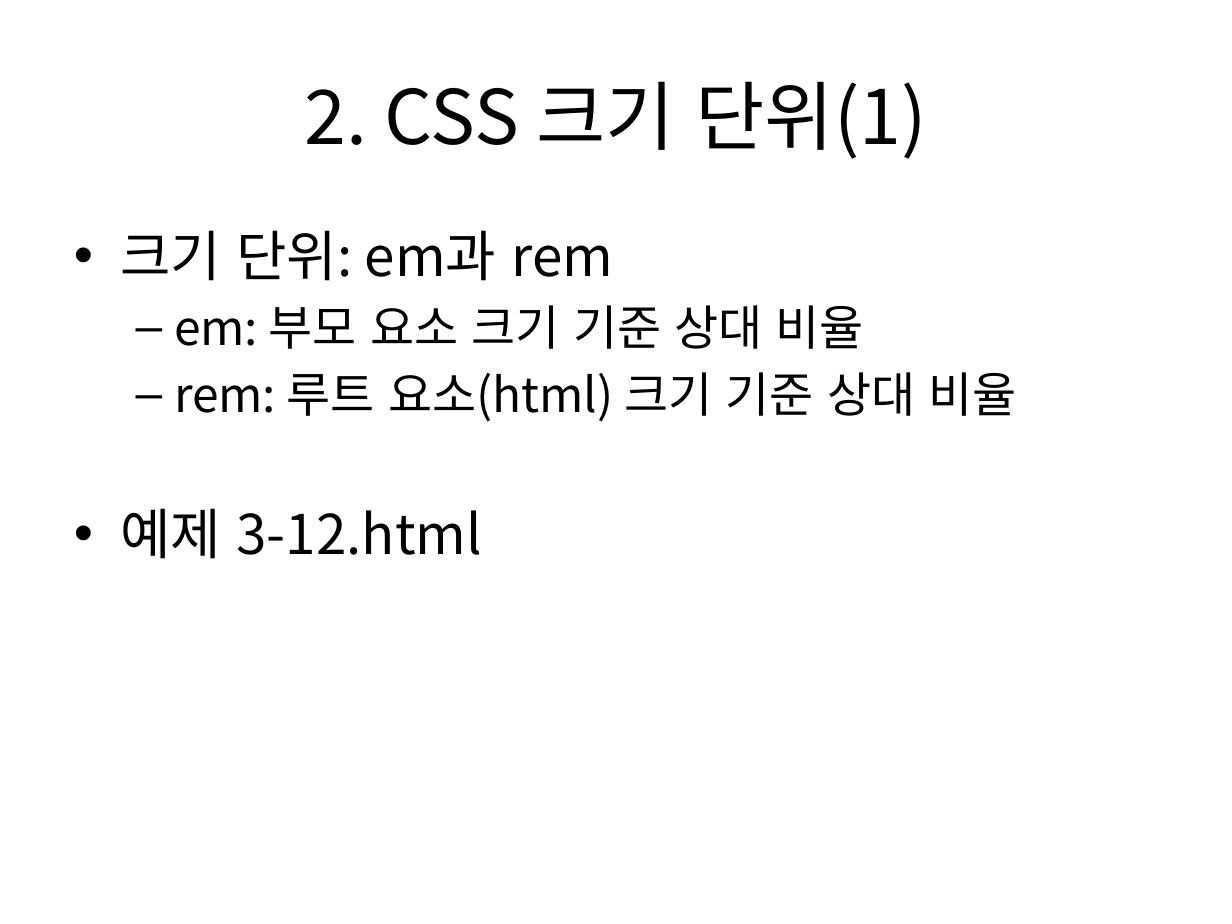
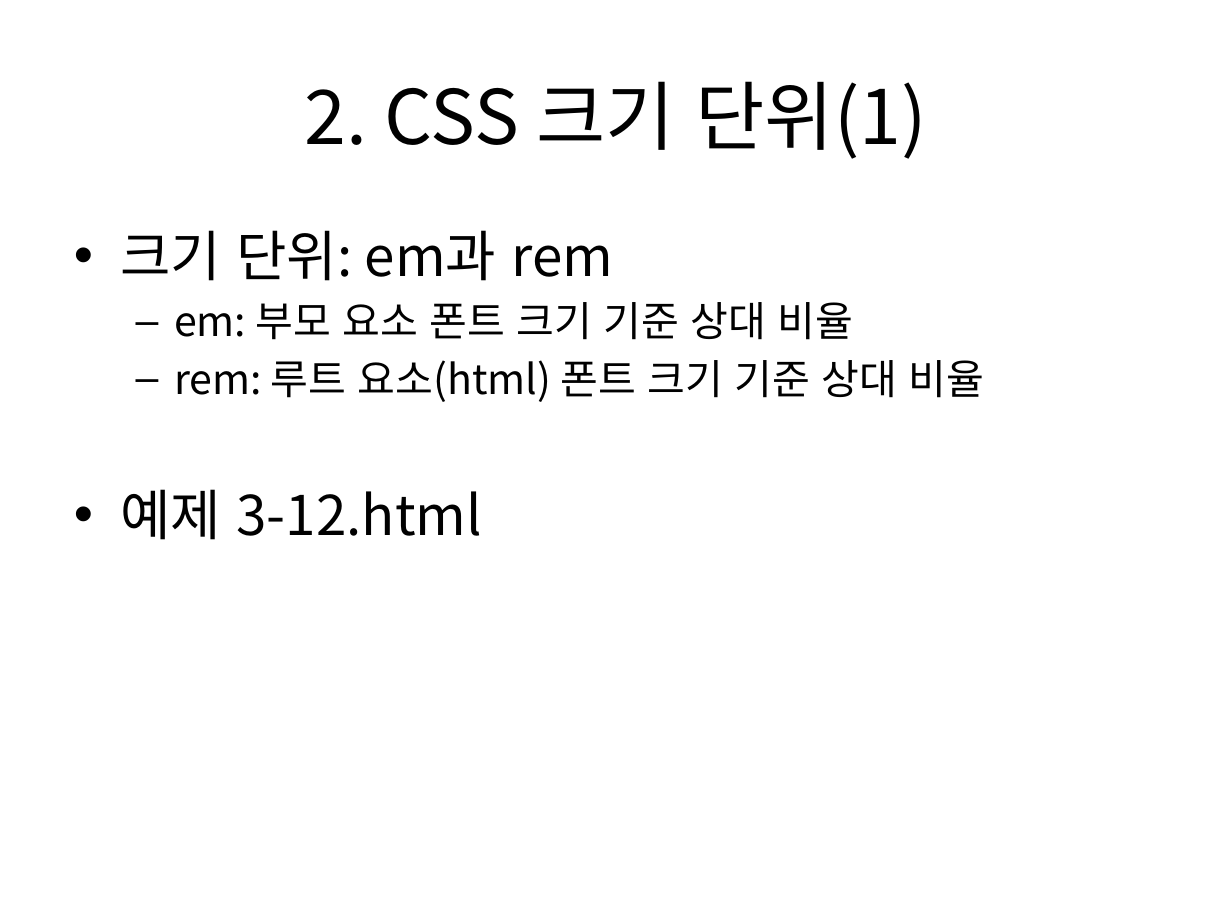
Before and after one commit to kdkcom1234/git2021, a slide deck: slide 13 of 1-html-css/03. CSS3 선택자 및 스타일 속성(1).pptx. Drawn at 1232x924 pixels with LibreOffice and Linux fonts; fonts in the diff are those of the drawing. Boxes give left, top, right and bottom in pixels: in the first picture for what was removed or moved away, otherwise in the second. Text is boxed around its words. In the diff, an @@ line names an element or a change of style, - is before the commit and + after.

```diff
--- a/1-html-css/03. CSS3 선택자 및 스타일 속성(1).pptx
+++ b/1-html-css/03. CSS3 선택자 및 스타일 속성(1).pptx
@@ text at (x1=174, y1=302, x2=985, y2=402): text changed; size 28 to 24 pt @@
-  – em: 부모 요소 크기 기준 상대 비율
-  – rem: 루트 요소(html) 크기 기준 상대 비율
+  – em: 부모 요소 폰트 크기 기준 상대 비율
+  – rem: 루트 요소(html) 폰트 크기 기준 상대 비율
```
Also in this commit, not shown: 1 other slide changed, 5 other files.
